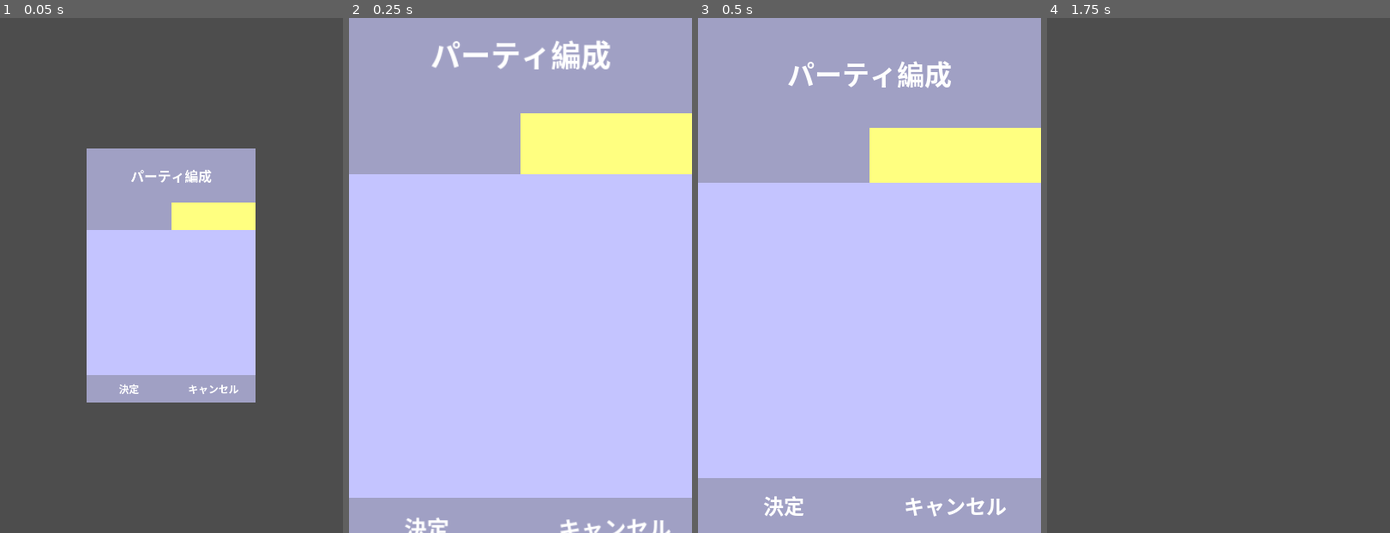
Above: before the commit, frames 1-4 (left to right).
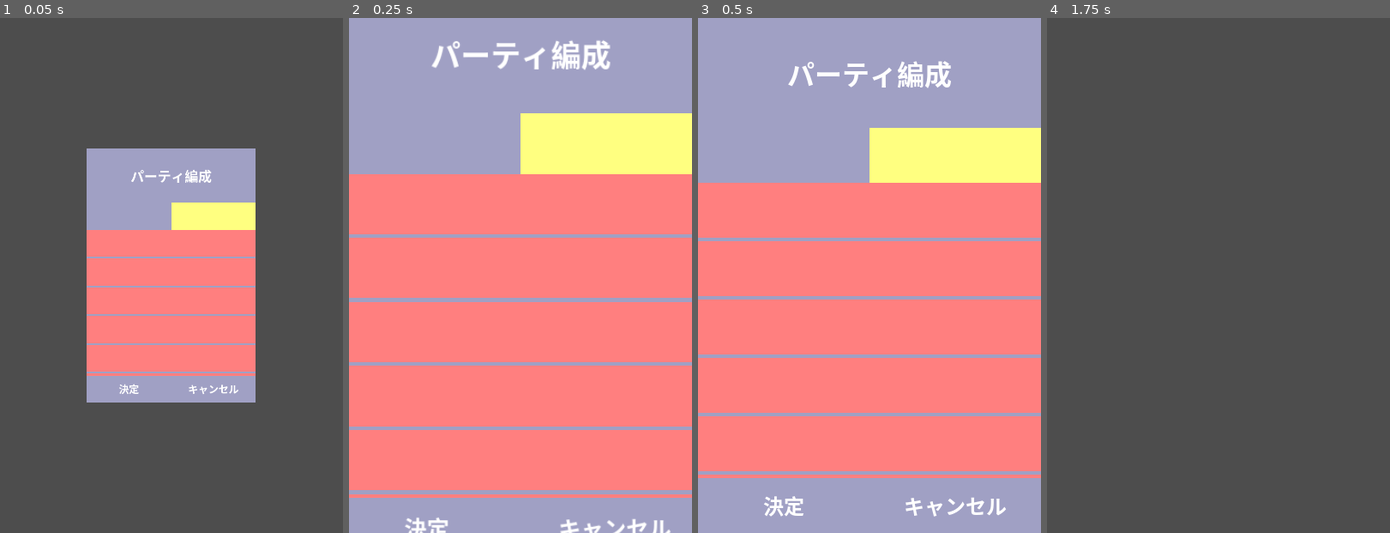
Above: after the commit, the same moments.

Repository: allgorilla/jutegame
Game: Godot game, scene res://scenes/PartyMember.tscn
The game is run twice, just before and just after one commit, with the same random seed, the same clock (stepped at 60 frames per second) and the same inputs. This scene is started directly instead of the project's main scene.
Inputs (mouse positions are in pixels of both pictures, inside the frame that each line leads up to):
- Up to frame 1 (0.05 s): no input
- Up to frame 2 (0.25 s): no input
- Up to frame 3 (0.5 s): no input
- Up to frame 4 (1.75 s): click "決定" at 0.5 s; tap Enter at 1.25 s; move the mouse to (1293, 249) at 1.27 s; click (1293, 249) at 1.42 s

The runs differ from the first frame. In frame 1, 14% of the frame differs, in the area x 25-75%, y 41-70%; in frame 2, 63%, in the area x 0-100%, y 30-94%; in frame 3, 57%; in frame 4, nothing differs.

Commit message:
CharacterSlotの範囲の表示までとりあえず実装。
ドラッグによるスクロールができない問題あり。

Diff:
--- a/project.godot
+++ b/project.godot
@@ -32,6 +32,10 @@
 
 theme/custom_font="uid://drh1l1iix6ihw"
 
+[input_devices]
+
+pointing/emulate_touch_from_mouse=true
+
 [physics]
 
 3d/physics_engine="Jolt Physics"
--- /dev/null
+++ b/scenes/CharacterSlot.tscn
@@ -0,0 +1,20 @@
+[gd_scene format=3 uid="uid://dnusicofn1b8w"]
+
+[ext_resource type="Script" uid="uid://chatoo6uj02fs" path="res://scripts/CharacterSlot.gd" id="1_c0oo1"]
+
+[sub_resource type="StyleBoxEmpty" id="StyleBoxEmpty_c0oo1"]
+
+[node name="PanelContainer" type="PanelContainer" unique_id=354129736]
+custom_minimum_size = Vector2(400, 64)
+anchors_preset = 10
+anchor_right = 1.0
+offset_bottom = 64.0
+grow_horizontal = 2
+mouse_filter = 1
+theme_override_styles/panel = SubResource("StyleBoxEmpty_c0oo1")
+script = ExtResource("1_c0oo1")
+
+[node name="ColorRect" type="ColorRect" parent="." unique_id=751963465]
+custom_minimum_size = Vector2(400, 0)
+layout_mode = 2
+mouse_filter = 2
--- a/scenes/PartyMember.tscn
+++ b/scenes/PartyMember.tscn
@@ -18,6 +18,7 @@
 grow_horizontal = 2
 grow_vertical = 2
 pivot_offset = Vector2(200, 300)
+mouse_filter = 1
 
 [node name="Background" type="ColorRect" parent="MainContent" unique_id=1404147515]
 layout_mode = 1
@@ -26,6 +27,7 @@
 anchor_bottom = 1.0
 grow_horizontal = 2
 grow_vertical = 2
+mouse_filter = 2
 color = Color(0.627451, 0.627451, 0.76862746, 1)
 
 [node name="DecideButton" type="Button" parent="MainContent" unique_id=356410281]
@@ -73,12 +75,20 @@
 horizontal_alignment = 1
 vertical_alignment = 1
 
-[node name="ScroolArea" type="ColorRect" parent="MainContent" unique_id=1268464766]
+[node name="ScrollContainer" type="ScrollContainer" parent="MainContent" unique_id=78141962]
+custom_minimum_size = Vector2(400, 344)
 layout_mode = 0
 offset_top = 192.0
 offset_right = 400.0
 offset_bottom = 536.0
-color = Color(0.76862746, 0.76862746, 1, 1)
+mouse_filter = 0
+follow_focus = true
+horizontal_scroll_mode = 0
+vertical_scroll_mode = 3
+
+[node name="VBoxContainer" type="VBoxContainer" parent="MainContent/ScrollContainer" unique_id=1734395403]
+custom_minimum_size = Vector2(400, 0)
+layout_mode = 2
 
 [node name="CostArea" type="ColorRect" parent="MainContent" unique_id=1994400143]
 layout_mode = 0
--- /dev/null
+++ b/scripts/CharacterSlot.gd
@@ -0,0 +1,9 @@
+# CharacterSlot.gd
+extends Control
+
+# 枠線を表示して存在を確認する
+func _ready():
+	var debug_rect = ColorRect.new()
+	debug_rect.color = Color(1, 0, 0, 0.5) # 半透明の赤
+	debug_rect.set_anchors_and_offsets_preset(Control.PRESET_FULL_RECT)
+	add_child(debug_rect)
--- a/scripts/PartyMenber.gd
+++ b/scripts/PartyMenber.gd
@@ -1,7 +1,10 @@
 extends CanvasLayer
 signal closed
 
+const CHARACTER_SLOT_SCENE = preload("res://scenes/CharacterSlot.tscn")
+
 @onready var main_content = $MainContent
+@onready var v_box = $MainContent/ScrollContainer/VBoxContainer
 
 func _ready():
 	# アニメーション処理
@@ -11,6 +14,19 @@
 		.set_trans(Tween.TRANS_BACK)\
 		.set_ease(Tween.EASE_OUT)
 
+	# シーン開始時にスロットを生成する
+	setup_party_list()
+
+func setup_party_list():
+	# 一旦、VBoxContainerの中身を完全に空にする
+	for child in v_box.get_children():
+		child.queue_free()
+
+	for i in range(8):
+		var slot = load("res://scenes/CharacterSlot.tscn").instantiate()
+		# ★ここが重要：v_box（VBoxContainer）に対して追加する
+		v_box.add_child(slot)
+
 func _on_decide_button_pressed():
 	closed.emit()
 	queue_free()
Not shown, added: scripts/CharacterSlot.gd.uid
